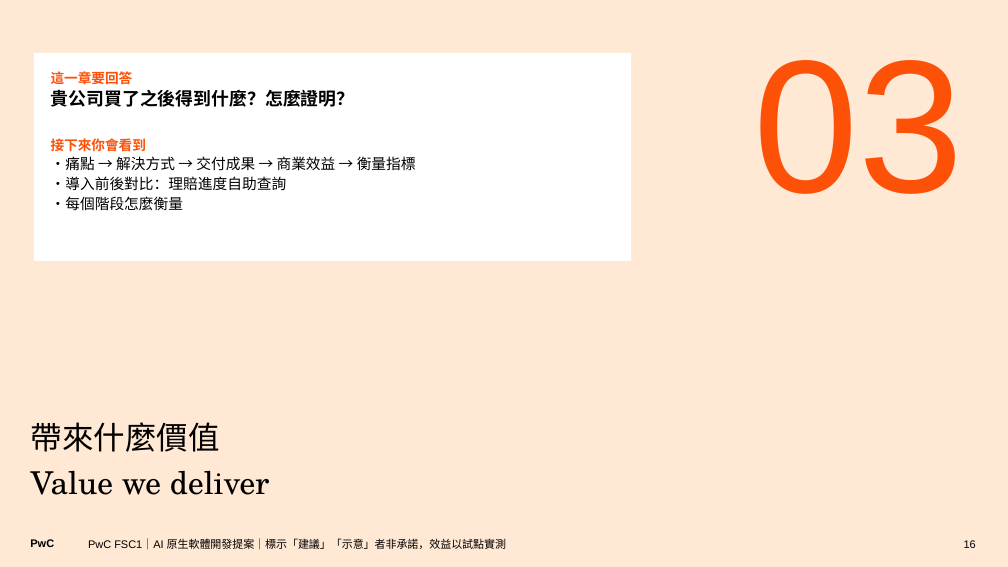
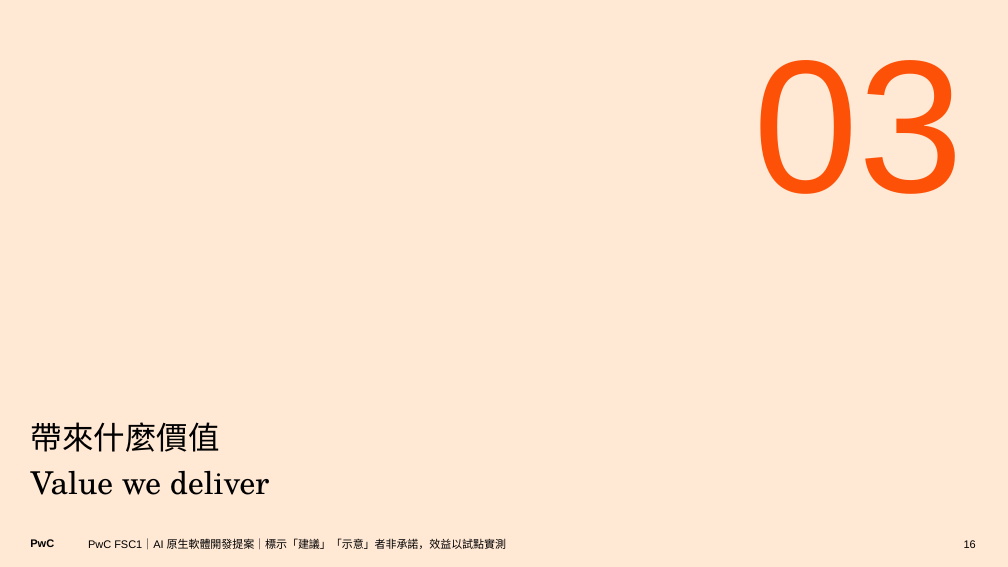
Before and after one commit to Robshao/PwC_FSC1, a slide deck: slide 16 of research/ai-native-sdlc/AI原生軟體開發_合夥人提案簡報.pptx. Drawn at 1008x567 pixels with LibreOffice and Linux fonts; fonts in the diff are those of the drawing. Boxes give left, top, right and bottom in pixels: in the first picture for what was removed or moved away, otherwise in the second. Text is boxed around its words. In the diff, an @@ line names an element or a change of style, - is before the commit and + after.

```diff
--- a/research/ai-native-sdlc/AI原生軟體開發_合夥人提案簡報.pptx
+++ b/research/ai-native-sdlc/AI原生軟體開發_合夥人提案簡報.pptx
@@ rectangle removed at box(34, 53, 631, 261) @@
-這一章要回答
-貴公司買了之後得到什麼？怎麼證明？
-接下來你會看到
-・痛點 → 解決方式 → 交付成果 → 商業效益 → 衡量指標
-・導入前後對比：理賠進度自助查詢
-・每個階段怎麼衡量
```
Also in this commit, not shown: 5 other slides changed, 2 other files.
